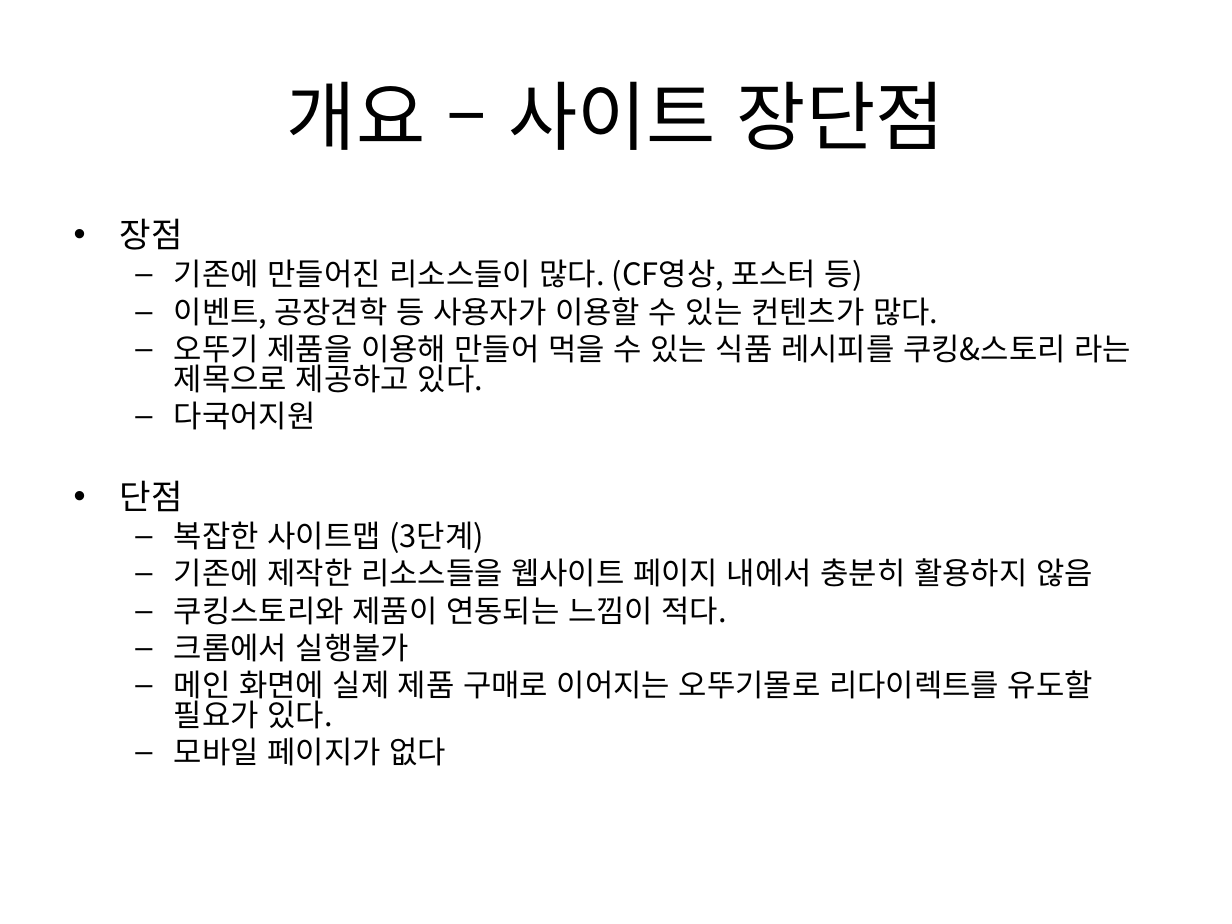
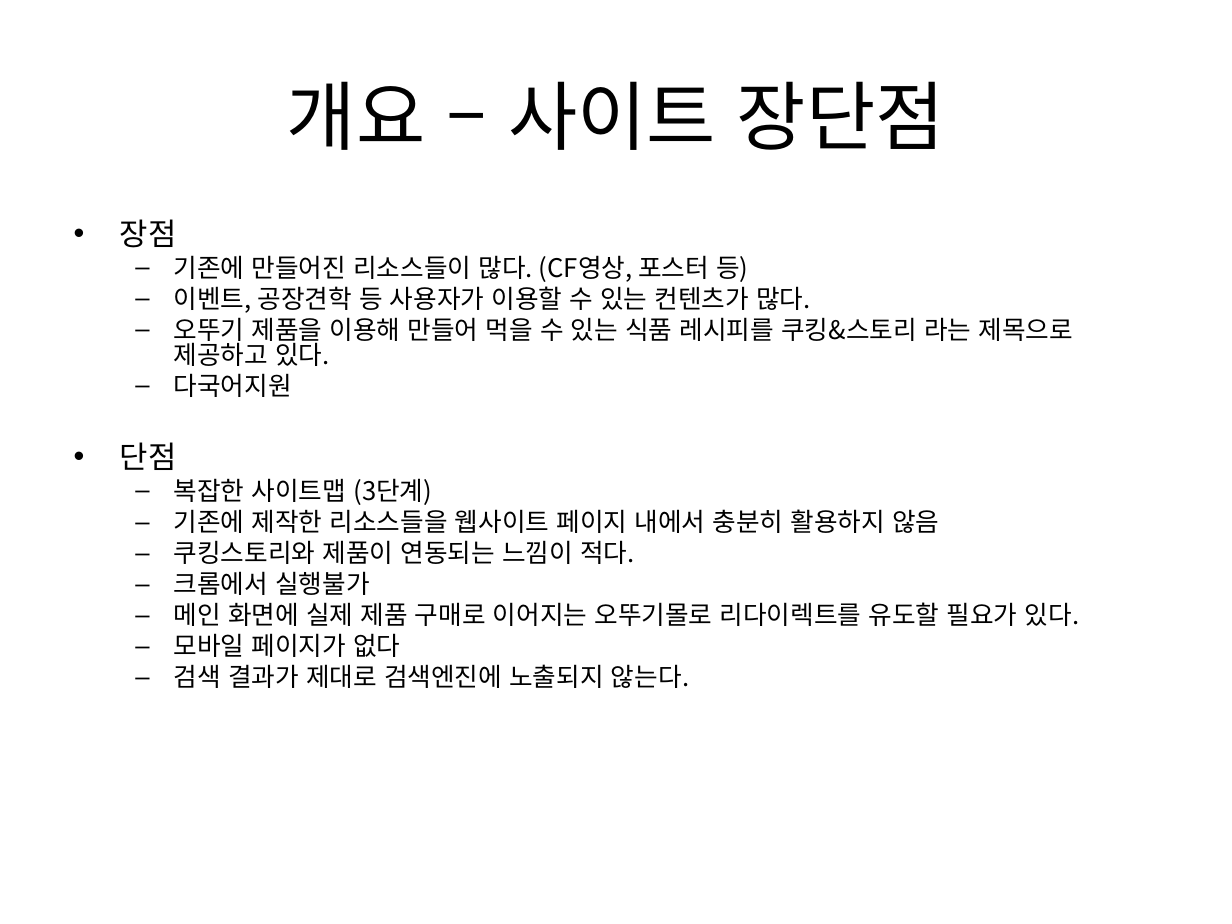
Before and after one commit to grapePrince/gotttugi, a slide deck: slide 4 of design/presentation/발표자료_기획.ppt. Drawn at 1232x924 pixels with LibreOffice and Linux fonts; fonts in the diff are those of the drawing. Boxes give left, top, right and bottom in pixels: in the first picture for what was removed or moved away, otherwise in the second. Text is boxed around its words. In the diff, an @@ line names an element or a change of style, - is before the commit and + after.

Commit message:
[기획] 장단점수정

```diff
--- a/design/presentation/발표자료_기획.ppt
+++ b/design/presentation/발표자료_기획.ppt
@@ text at (120,219,1079,657): size 20 to 18 pt in "장점", "단점"; size 18 to 15 pt in "기존에 만들어진 리소스들이 많다. (CF영상, 포스터 등)", "이벤트, 공장견학 등 사용자가 이용할 수 있는 ...", "오뚜기 제품을 이용해 만들어 먹을 수 있는 ...", "다국어지원" and 6 more places @@
@@ text at (174,664,689,688): paragraph added @@
+  – 검색 결과가 제대로 검색엔진에 노출되지 않는다.
```
Also in this commit, not shown: 2 other slides changed.
